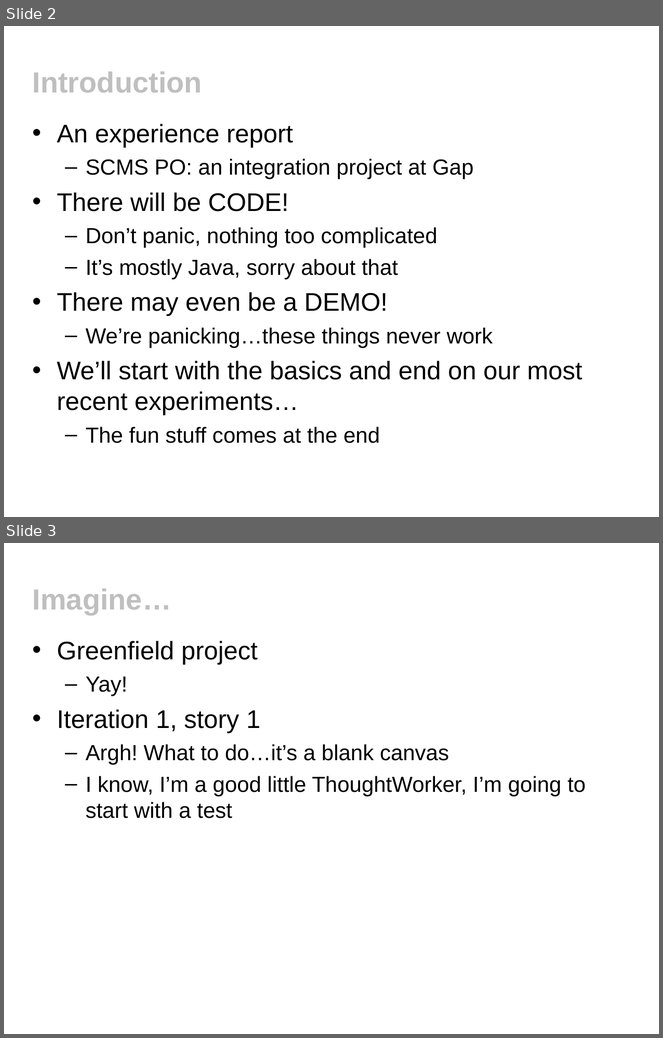
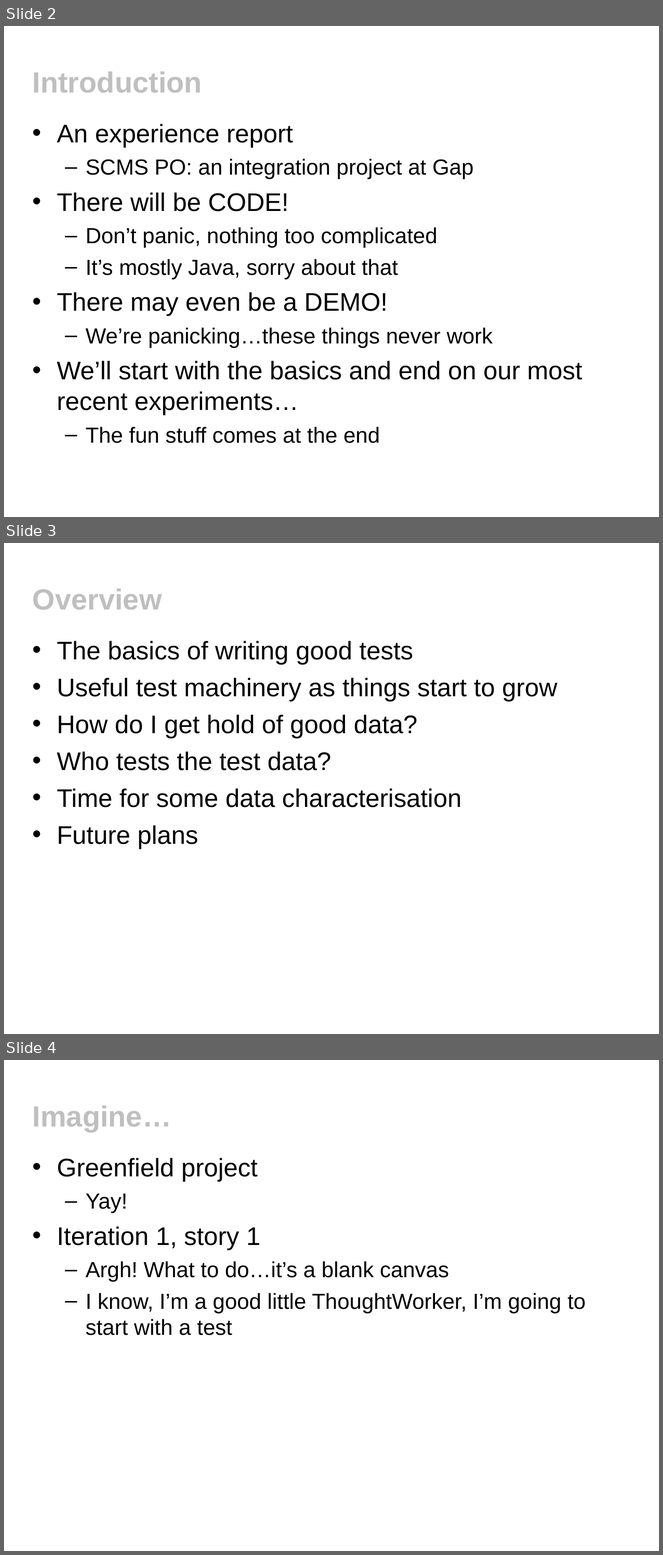
Before and after one commit to tobyclemson/test-data-generation-and-verification-presentation, a slide deck: test-data-generation-and-verification.ppt. Shown one above the other, each under a label of ours: slides 2 and 3 before the commit, slides 2, 3 and 4 after it. The pictures are 663x1038 and 663x1555 pixels, drawn with LibreOffice and Linux fonts; fonts in the diff are those of the drawing; background and template pictures are left out. Boxes give left, top, right and bottom in pixels: in the first picture for what was removed or moved away, otherwise in the second. Text is boxed around its words. In the diff, an @@ line names an element or a change of style, - is before the commit and + after.

```diff
--- a/test-data-generation-and-verification.ppt
+++ b/test-data-generation-and-verification.ppt
@@ slide 3 added at (4,543,659,1034), background #FFFFFF @@
@@ title added at (33,589,162,610), 32 pt, text #BFBFBF, bold @@
+Overview
@@ text added at (57,641,557,849), 28 pt, text #000000 @@
+• The basics of writing good tests
+• Useful test machinery as things start to grow
+• How do I get hold of good data?
+• Who tests the test data?
+• Time for some data characterisation
+• Future plans
@@ what was slide 3 is now slide 4 @@
```
Also in this commit, not shown: 2 slides changed, 1 other slide added.
